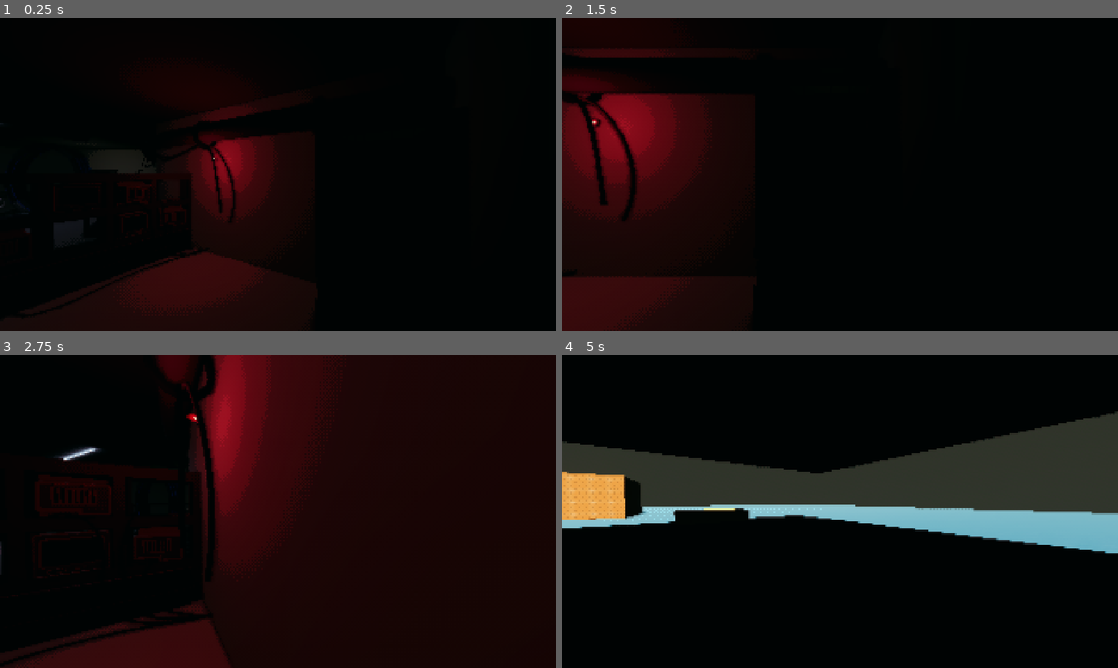
Above: before the commit, frames 1-4 (two rows, left to right).
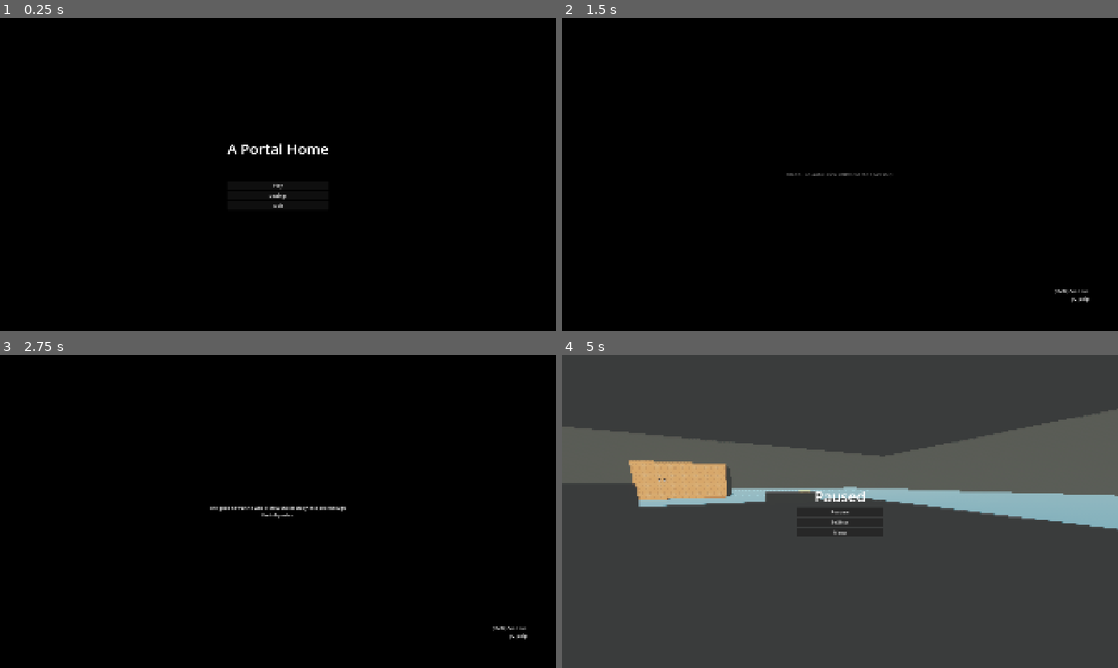
Above: after the commit, the same moments.

Repository: Raamxie/LudumDare60
Game: Godot game, scene res://scenes/main.tscn
Two runs of this game, one before a commit and one after it. Both use one fixed random seed, a clock stepped at 60 frames per second and the inputs below. Sound files missing from this copy of the repository are replaced by a short silence.
Inputs (mouse positions are in pixels of both pictures, inside the frame that each line leads up to):
- Up to frame 1 (0.25 s): no input
- Up to frame 2 (1.5 s): click (840, 183) at 0.5 s, where only the run after the commit has a clickable "Play"; tap Enter at 1.25 s; move the mouse to (867, 174) at 1.27 s; press the mouse at (867, 174) at 1.28 s; hold W (forward) from 1.28 s (still down)
- Up to frame 3 (2.75 s): keep holding W (forward); tap Space (jump) at 1.52, 2.27 s; move the mouse to (250, 511) at 2.02 s; release the mouse at (250, 511) at 2.03 s; right-click (250, 511) at 2.1 s
- Up to frame 4 (5 s): keep holding W (forward); move the mouse to (851, 505) at 2.77 s; tap Q (drop) at 2.85 s; move the mouse to (834, 517) at 3.52 s; tap E (interact) at 3.6 s; click (834, 517) at 3.67 s; tap Space (jump) at 3.77, 4.52 s; move the mouse to (878, 514) at 4.27 s; hold Shift (sprint) from 4.28 s (still down); tap Tab (pause) at 4.9 s

The runs differ from the first frame. In frame 1, 15% of the frame differs, in the area x 0-59%, y 21-100%; in frame 2, 20%; in frame 3, 39%; in frame 4, 99%, in the area x 0-100%, y 0-100%.
Error before the commit: Parse Error: Preload file "res://assets/models/Room/Room_blockout.fbx" does not exist. (res://scripts/main.gd:4)

Commit message:
fix some bugs

Diff:
--- a/ludum-dare-60/project.godot
+++ b/ludum-dare-60/project.godot
@@ -17,7 +17,8 @@
 
 [audio]
 
-general/default_playback_type=1
+buses/default_bus_layout="uid://i72kyet26vwt"
+general/default_playback_type.web=0
 
 [autoload]
 
--- a/ludum-dare-60/scenes/main.tscn
+++ b/ludum-dare-60/scenes/main.tscn
@@ -12,9 +12,8 @@
 [ext_resource type="PackedScene" uid="uid://b182lyb1nrcc" path="res://assets/models/Room/LED_Light_yellow.tscn" id="11_ya4ey"]
 [ext_resource type="PackedScene" uid="uid://dm4uaqpxfwxts" path="res://assets/models/Room/LED_Light_green.tscn" id="12_eb6dy"]
 [ext_resource type="Script" uid="uid://dri0bp1ftyj4g" path="res://scripts/teleporter.gd" id="13_dp3eg"]
-[ext_resource type="PackedScene" uid="uid://d361sy0nnpy2s" path="res://assets/models/Room/LED_Light_red.tscn" id="13_trceg"]
+[ext_resource type="PackedScene" uid="uid://1ruo2haqqkw" path="res://assets/models/Room/LED_Light_red.tscn" id="13_trceg"]
 [ext_resource type="AudioStream" uid="uid://csvww77u4b3ph" path="res://assets/audio/radiosong.ogg" id="14_dp3eg"]
-[ext_resource type="PackedScene" uid="uid://o2ijm6dmngno" path="res://assets/models/Room/Room_blockout.fbx" id="15_jkv2x"]
 [ext_resource type="AudioStream" uid="uid://8012igmnhxml" path="res://assets/audio/monster_breath.ogg" id="16_jscy8"]
 [ext_resource type="PackedScene" uid="uid://didl6fht0detw" path="res://scenes/screens.tscn" id="17_0ld40"]
 [ext_resource type="Script" uid="uid://dhwbweg4ythdj" path="res://scripts/monster.gd" id="17_dp3eg"]
@@ -337,9 +336,11 @@
 
 [node name="Breathing" type="AudioStreamPlayer3D" parent="Room/Monster" unique_id=1356264149]
 stream = ExtResource("16_jscy8")
+bus = &"SFX"
 
 [node name="GameOver" type="AudioStreamPlayer3D" parent="Room/Monster" unique_id=1403814098]
 stream = ExtResource("17_pm3ni")
+bus = &"SFX"
 
 [node name="Closet" type="Area3D" parent="Room" unique_id=2022488984]
 transform = Transform3D(1, 0, 0, 0, 1, 0, 0, 0, 1, -6.712365, 0.5, 23.747688)
--- a/ludum-dare-60/scripts/Interaction Panels/interactable_object.gd
+++ b/ludum-dare-60/scripts/Interaction Panels/interactable_object.gd
@@ -26,6 +26,7 @@
 func _unhandled_input(event: InputEvent) -> void:
 	if interaction_camera.current and (Input.is_action_pressed("return_interact")):
 		_on_return_interacted_object()
+
 
 func _on_interacted_object(interactor: Node) -> void:
 	print("on_interacted called")
--- a/ludum-dare-60/scripts/main.gd
+++ b/ludum-dare-60/scripts/main.gd
@@ -1,7 +1,6 @@
 extends Node3D
 
 
-const LEVEL := preload("res://assets/models/Room/Room_blockout.fbx")
 
 @onready var monster: Monster = %Monster
 @onready var screens: CanvasLayer = %Screens
@@ -70,7 +69,7 @@
 
 
 func _on_pause_toggled() -> void:
-	if level == null or _ended:
+	if _ended:
 		return
 
 	if get_tree().paused:
--- a/ludum-dare-60/scripts/monster.gd
+++ b/ludum-dare-60/scripts/monster.gd
@@ -114,13 +114,6 @@
 	_timer.start(idle_interval)
 
 
-func _fade_music(time := 0.4) -> void:
-	var bus := AudioServer.get_bus_index("Master")
-	var tw := create_tween().set_pause_mode(Tween.TWEEN_PAUSE_PROCESS)
-	tw.tween_method(func(v: float) -> void:
-		AudioServer.set_bus_volume_db(bus, linear_to_db(v)), 1.0, 0.0, time)
-
-
 func _catch() -> void:
 	_timer.stop()
 
--- a/ludum-dare-60/scripts/singletons/game.gd
+++ b/ludum-dare-60/scripts/singletons/game.gd
@@ -17,10 +17,6 @@
 const ESCAPE_PORTAL = preload("uid://c87eebnyvtst3")
 
 
-#func _ready() -> void:
-	#process_mode = Node.PROCESS_MODE_ALWAYS
-
-
 func reset() -> void:
 	Music.stop()
 	Music.volume_db = 0
--- a/ludum-dare-60/scripts/ui/screens/screens.gd
+++ b/ludum-dare-60/scripts/ui/screens/screens.gd
@@ -50,7 +50,7 @@
 		quit_button.pressed.connect(get_tree().quit)
 
 
-func _unhandled_input(event: InputEvent) -> void:
+func _unhandled_key_input(event: InputEvent) -> void:
 	if event.is_action_pressed("pause"):
 		pause_toggled.emit()
 		get_viewport().set_input_as_handled()
